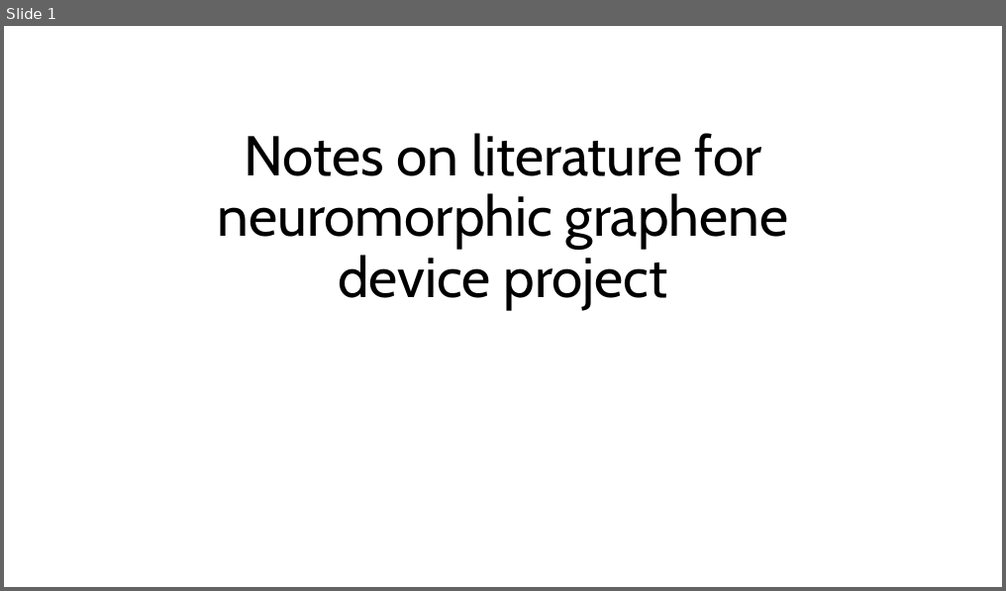
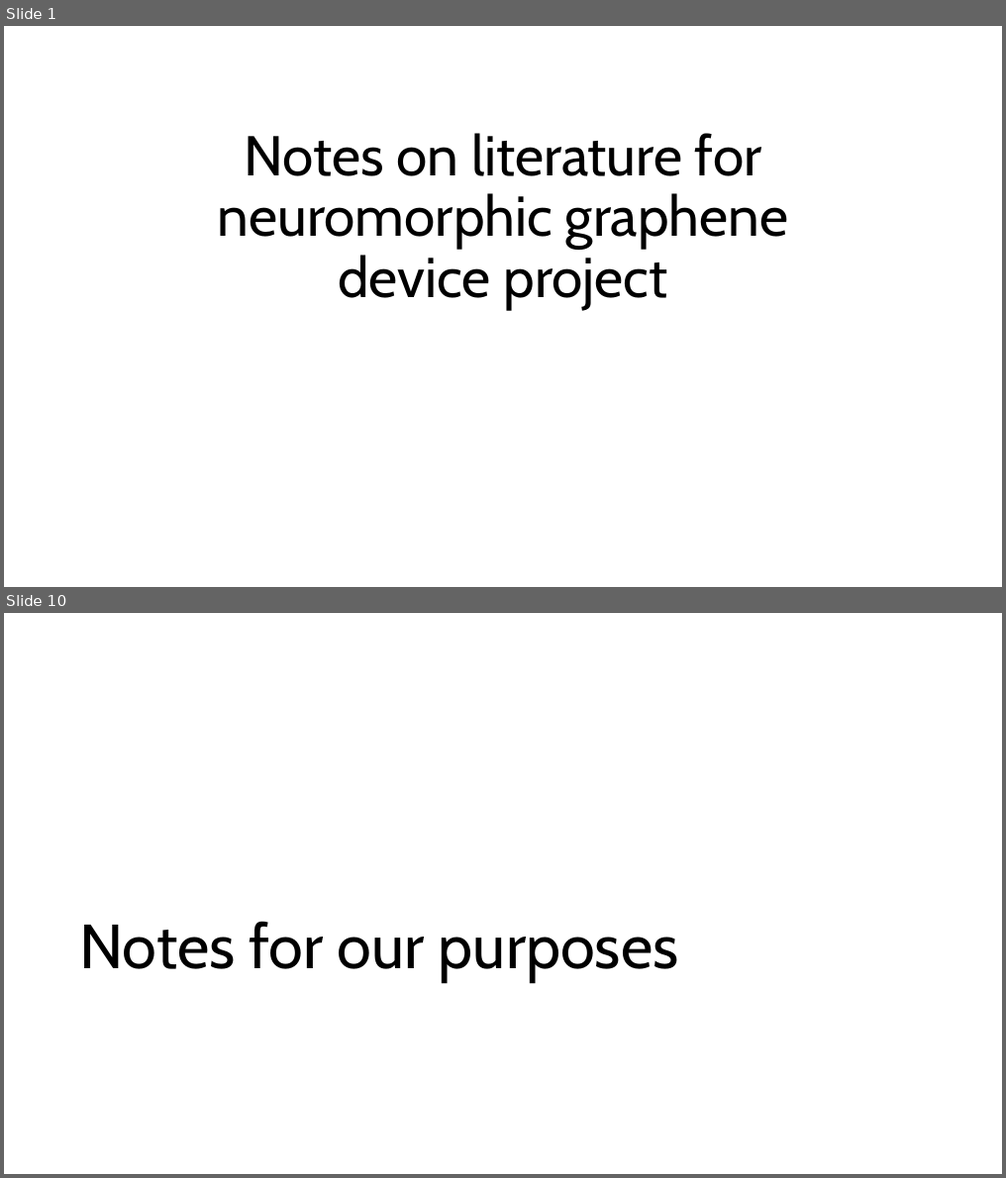
Before and after one commit to OlesMatsyshyn/Quantum-Material-Enhanced-Learning, a slide deck: literature/Literature_notes_review.pptx. Shown one above the other, each under a label of ours: slide 1 before the commit, slides 1 and 10 after it; the slides between them are not shown. The pictures are 1006x591 and 1006x1178 pixels, drawn with LibreOffice and Linux fonts; fonts in the diff are those of the drawing. Boxes give left, top, right and bottom in pixels: in the first picture for what was removed or moved away, otherwise in the second. Text is boxed around its words. In the diff, an @@ line names an element or a change of style, - is before the commit and + after.

```diff
--- a/literature/Literature_notes_review.pptx
+++ b/literature/Literature_notes_review.pptx
@@ slide 10 added at (x1=4, y1=613, x2=1002, y2=1174), background #FFFFFF @@
@@ title added at (x1=79, y1=921, x2=679, y2=983), 60 pt, text #000000 @@
+Notes for our purposes
```
Also in this commit, not shown: 9 other slides added, 10 other files.
